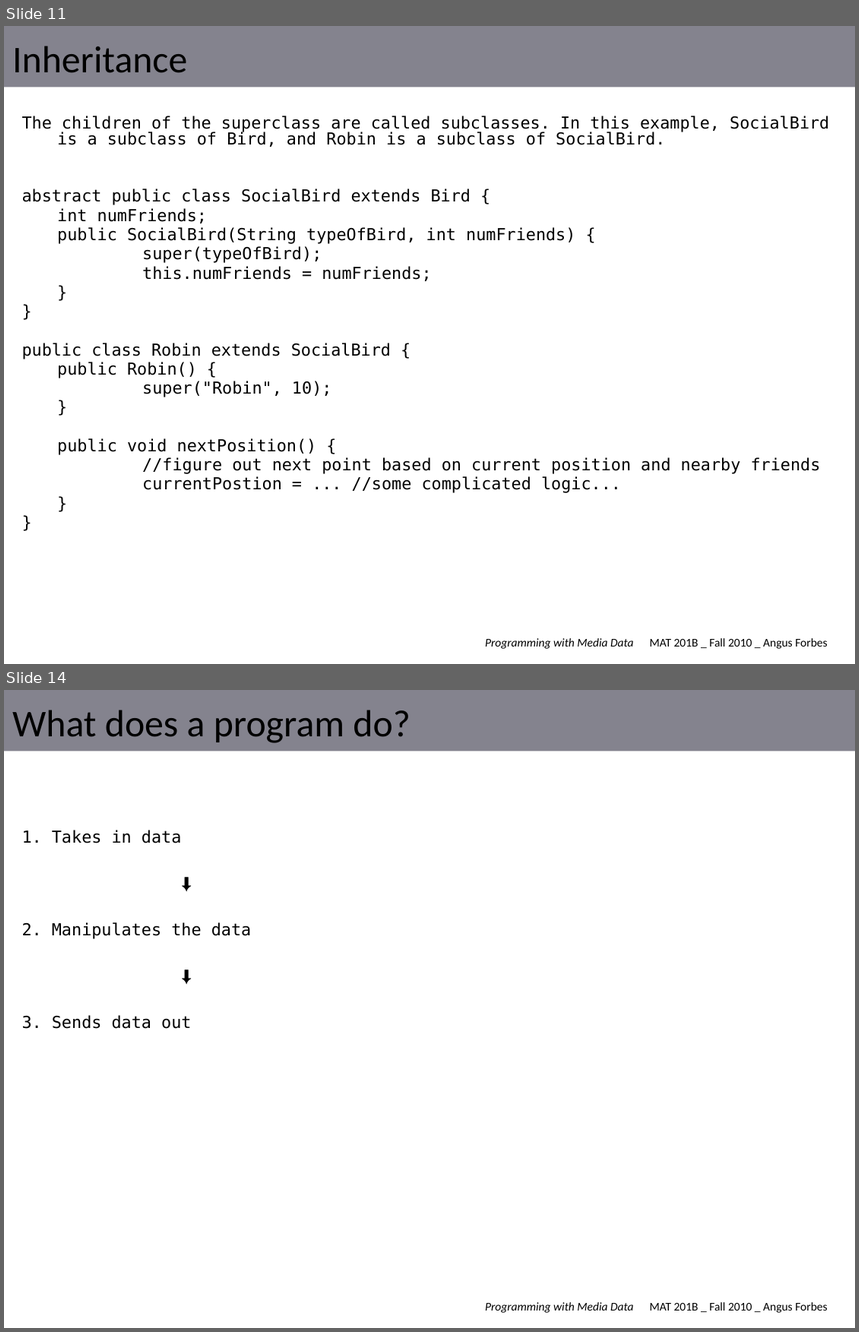
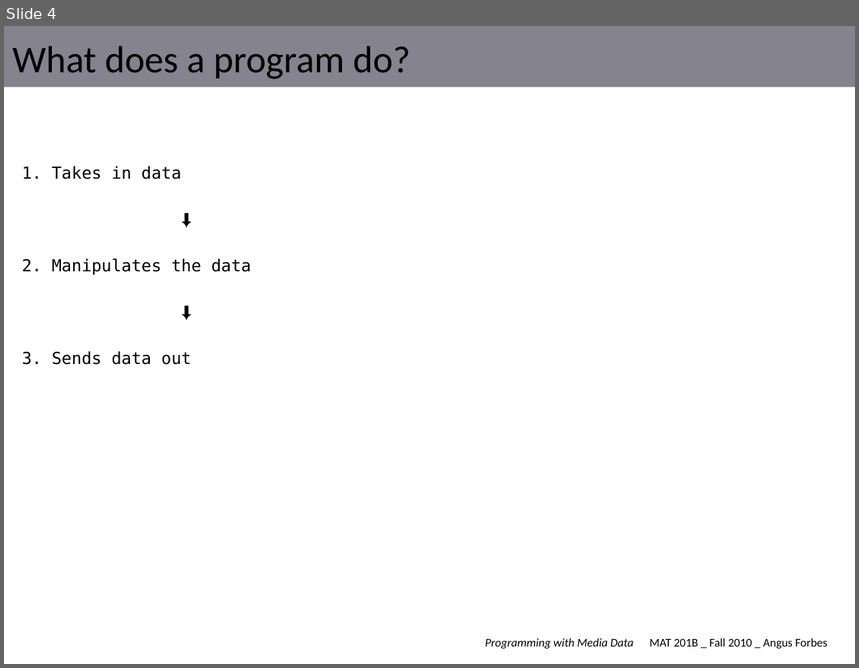
Before and after one commit to angusforbes/mat201b, a slide deck: slides/template.pptx. Shown one above the other, each under a label of ours: slides 11 and 14 before the commit, slide 4 after it; the slides between them are not shown. The pictures are 859x1332 and 859x668 pixels, drawn with LibreOffice and Linux fonts; fonts in the diff are those of the drawing. Boxes give left, top, right and bottom in pixels: in the first picture for what was removed or moved away, otherwise in the second. Text is boxed around its words. In the diff, an @@ line names an element or a change of style, - is before the commit and + after.

```diff
--- a/slides/template.pptx
+++ b/slides/template.pptx
@@ slide 11 removed at (4, 26, 855, 664), background #FFFFFF; not listed: 2 template elements that a slide beside it also shows @@
@@ title removed at (12, 46, 187, 73) @@
-Inheritance
@@ text removed at (22, 116, 829, 493) @@
-The children of the superclass are called subclasses. In this example, SocialBird is a subclass of Bird, and Robin is a subclass of SocialBird.
-abstract public class SocialBird extends Bird {
-int numFriends;
-public SocialBird(String typeOfBird, int numFriends) {
-super(typeOfBird);
-this.numFriends = numFriends;
-}
-}
-public class Robin extends SocialBird {
-public Robin() {
-super("Robin", 10);
-}
-public void nextPosition() {
-//figure out next point based on current position and nearby friends
-currentPostion = ... //some complicated logic...
-}
-}
@@ what was slide 14 is now slide 4 @@
```
Also in this commit, not shown: 3 slides changed, 9 other slides removed, 16 other files.
